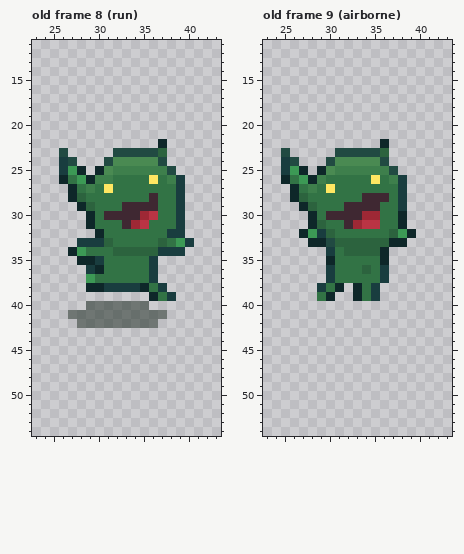
Two versions of one pixel-art file, assets/art/player/goblin.aseprite. Above: the version before the commit.
64x64 pixels, 19 frames. Shown: old frame 8 (run): x 23..43, y 11..54; old frame 9 (airborne): x 23..43, y 11..54. The commit also changed other frames, which this record leaves out.
Once edited:
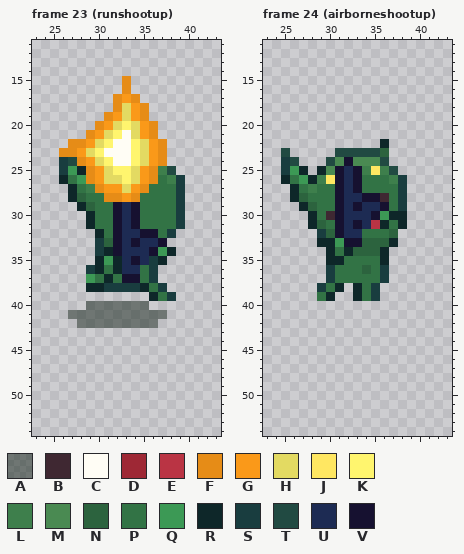
Palette (. is transparent): A #0d1c127d  B #3f2832  C #fffdf5  D #9e2835  E #ba3444  F #e68c17  G #fa9919  H #e3da62  J #ffe762  K #fff56e  L #3e7f4c  M #4a8a52  N #2c633e  P #327345  Q #3c9955  R #0e2729  S #193d3f  T #214a42  U #1d2b53  V #161130
A new or re-ordered frame is compared with the old frame closest to it.
Difference:
frames 19 -> 27
Frame 23 (runshootup) is new; against old frame 8 (run):
y 15..16: x 33 . -> F
y 17: x 32..34 ... -> FGF
y 18: x 32..35 .... -> FHGF
y 19: x 31..35 ..... -> FGHGF
y 20: x 30..36 ....... -> FGHKHGF
y 21: x 29..36 ........ -> FGHKCHGF
y 22: x 27..37 ..........R -> FFGHKCCKHGF
y 23: x 26..37 T.....TTTTTN -> FFGHKCCCKHGF
y 24: x 28..37 ...TMMMMMT -> FGHKCCKHGF
y 25: x 29..36 .RMLLLLL -> FGHKKHGF
y 26: x 29..36 RLLPPPPJ -> FGHHKHGF
y 27: x 30..35 PJPPPP -> FGGHGF
y 28: x 31..34 PPPP -> FFGF; x 36 B -> P
y 29: x 32..36 PBBBB -> VUVPP
y 30: x 31..36 BBBBDE -> PVUVPP
y 31: x 32..35 PBDE -> VUVP
y 32: x 32..36 PPPPP -> VUUVV; x 39 S -> .
y 33: x 28..29 SS -> ..; x 32..40 PPPPPNPQS -> VUVUUV...
y 34: x 27..39 RQPPPNNNNNSSS -> ...SRVUUUVQR.
y 35: x 28..35 RRSPPPPP -> ..RQRUVU; x 37 . -> R
y 36: x 32..34 PPP -> RUU
y 37: x 31 P -> R; x 33..34 PP -> VV
Frame 24 (airborneshootup) is new; against old frame 9 (airborne), layers "weapon", "detail", "head":
y 24: x 32 M -> V
y 25: x 31..33 LLL -> VUV; x 35 L -> J
y 26: x 30..33 PPPP -> JVUV; x 35 J -> P
y 27: x 30..33 JPPP -> PVUV
y 28: x 31..35 PPPBB -> VUUVV
y 29: x 31..36 PBBBBP -> VUVUUV
y 30: x 31..37 BBBDDPP -> VUUUVQR
y 31: x 31..34 PBDE -> VUVU; x 36 P -> R
y 32: x 27..28 RQ -> ..; x 31..33 PPP -> VUU; x 38..39 QR -> ..
y 33: x 28 R -> .; x 30..33 TNNN -> RQVV; x 38 R -> .
y 34: x 30 S -> R; x 32 N -> R
y 35: x 31 P -> R
Pixel boxes of the changes (left, top, right, bottom) in both pictures:
changed: (59, 76, 194, 283)
changed: (299, 157, 416, 265)
